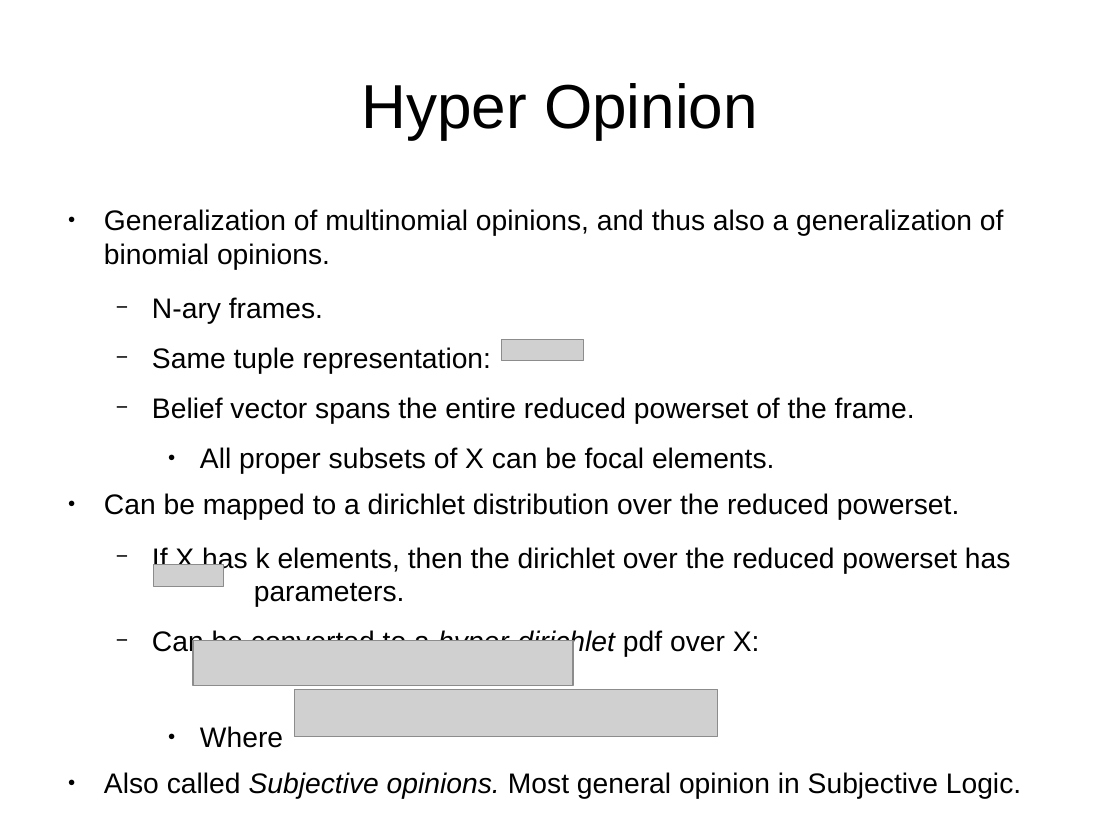
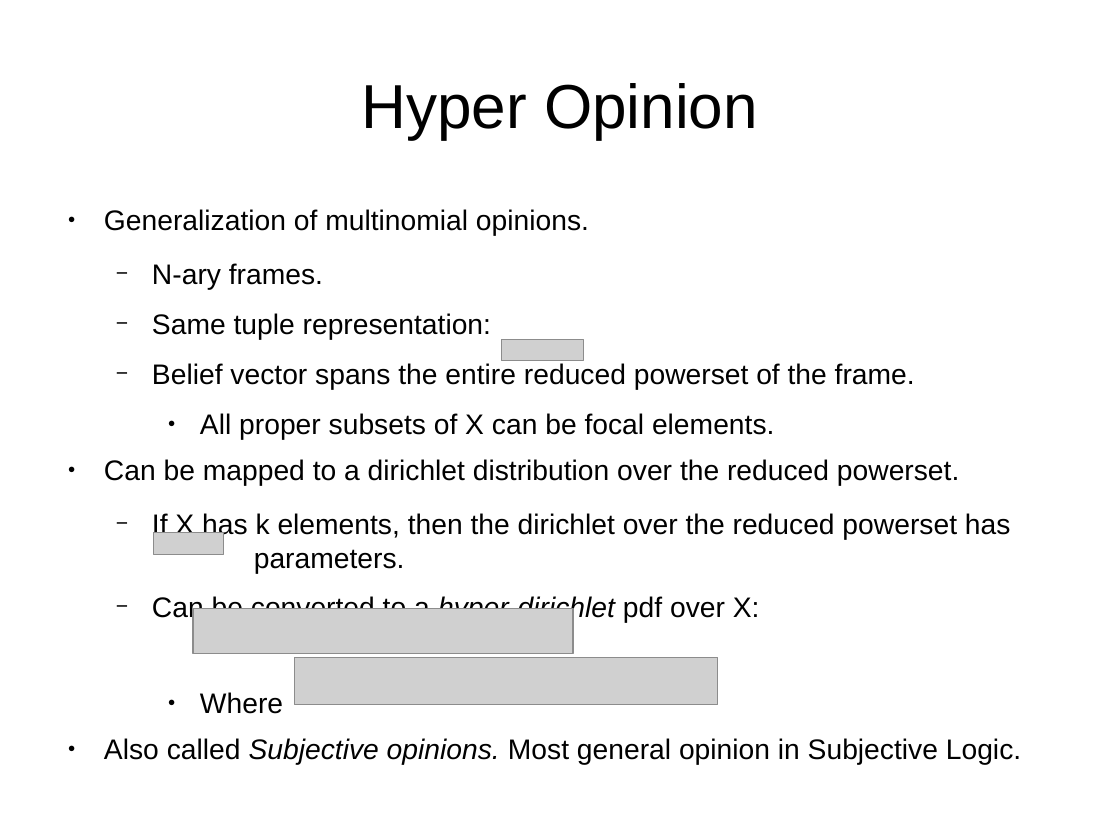
Before and after one commit to bstamour/SLHS, a slide deck: slide 20 of docs/proposal-from-bob.odp (slide 21 before the commit). Drawn at 1120x840 pixels with LibreOffice and Linux fonts; fonts in the diff are those of the drawing; grey boxes stand for pictures. Boxes give left, top, right and bottom in pixels: in the first picture for what was removed or moved away, otherwise in the second. Text is boxed around its words. In the diff, an @@ line names an element or a change of style, - is before the commit and + after.

```diff
--- a/docs/proposal-from-bob.odp
+++ b/docs/proposal-from-bob.odp
@@ text at box(104, 209, 589, 236): text changed @@
-● Generalization of multinomial opinions, and thus also a generalization of binomial opinions.
+● Generalization of multinomial opinions.
@@ 3 pictures: place and size @@
-3 pictures at box(153, 565, 719, 737)
+3 pictures at box(153, 534, 719, 705)
```
Also in this commit, not shown: 10 other slides changed, 1 slide removed.
